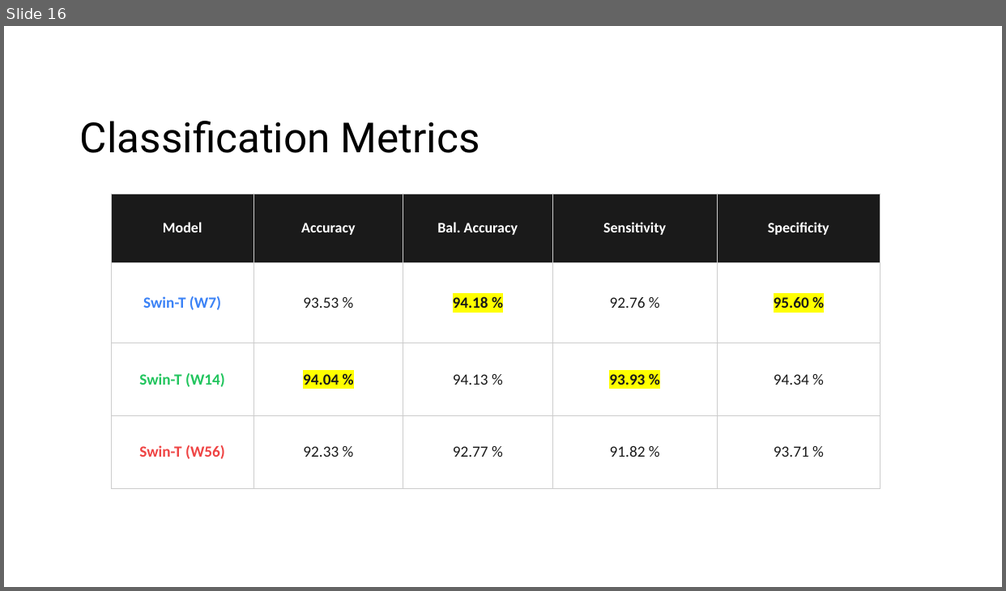
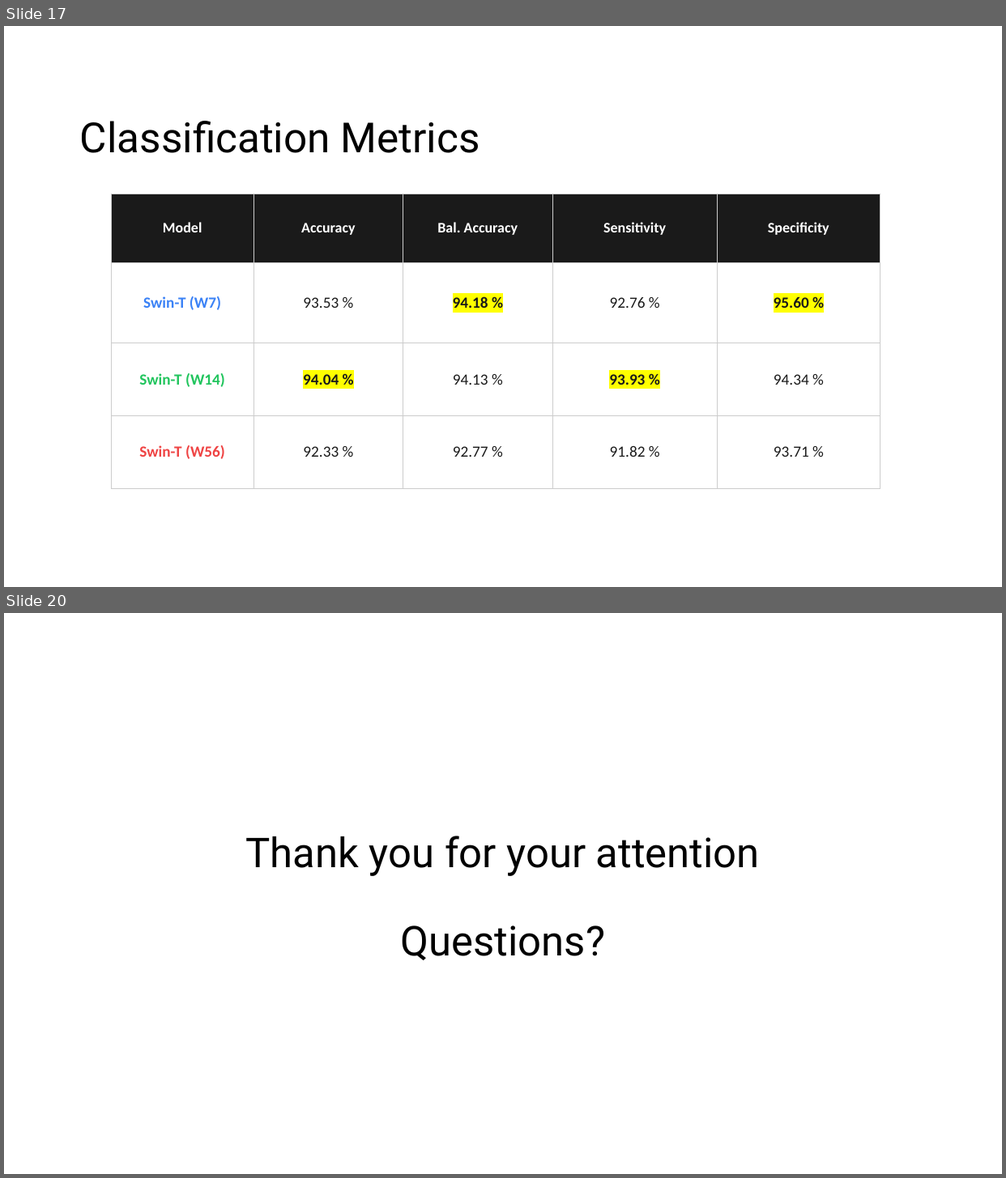
Before and after one commit to ma3ti/Swin-transformer-ChestXray, a slide deck: Swin.pptx. Shown one above the other, each under a label of ours: slide 16 before the commit, slides 17 and 20 after it; the slides between them are not shown. The pictures are 1006x591 and 1006x1178 pixels, drawn with LibreOffice and Linux fonts; fonts in the diff are those of the drawing. Boxes give left, top, right and bottom in pixels: in the first picture for what was removed or moved away, otherwise in the second. Text is boxed around its words. In the diff, an @@ line names an element or a change of style, - is before the commit and + after.

```diff
--- a/Swin.pptx
+++ b/Swin.pptx
@@ slide 20 added at (4,613,1002,1174), background #FFFFFF @@
@@ title added at (246,836,760,960), 39.6 pt, text #000000 @@
+Thank you for your attention
+Questions?
@@ what was slide 16 is now slide 17 @@
```
Also in this commit, not shown: 8 slides changed, 2 other slides added, 3 slides removed, 1 other file.
